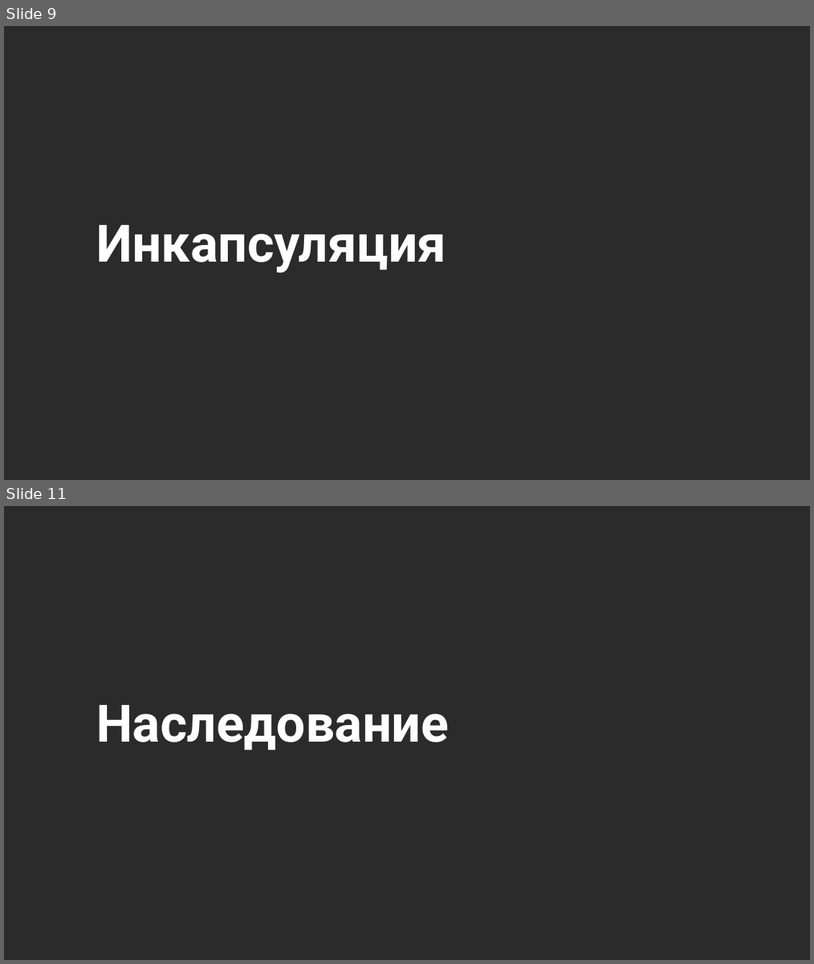
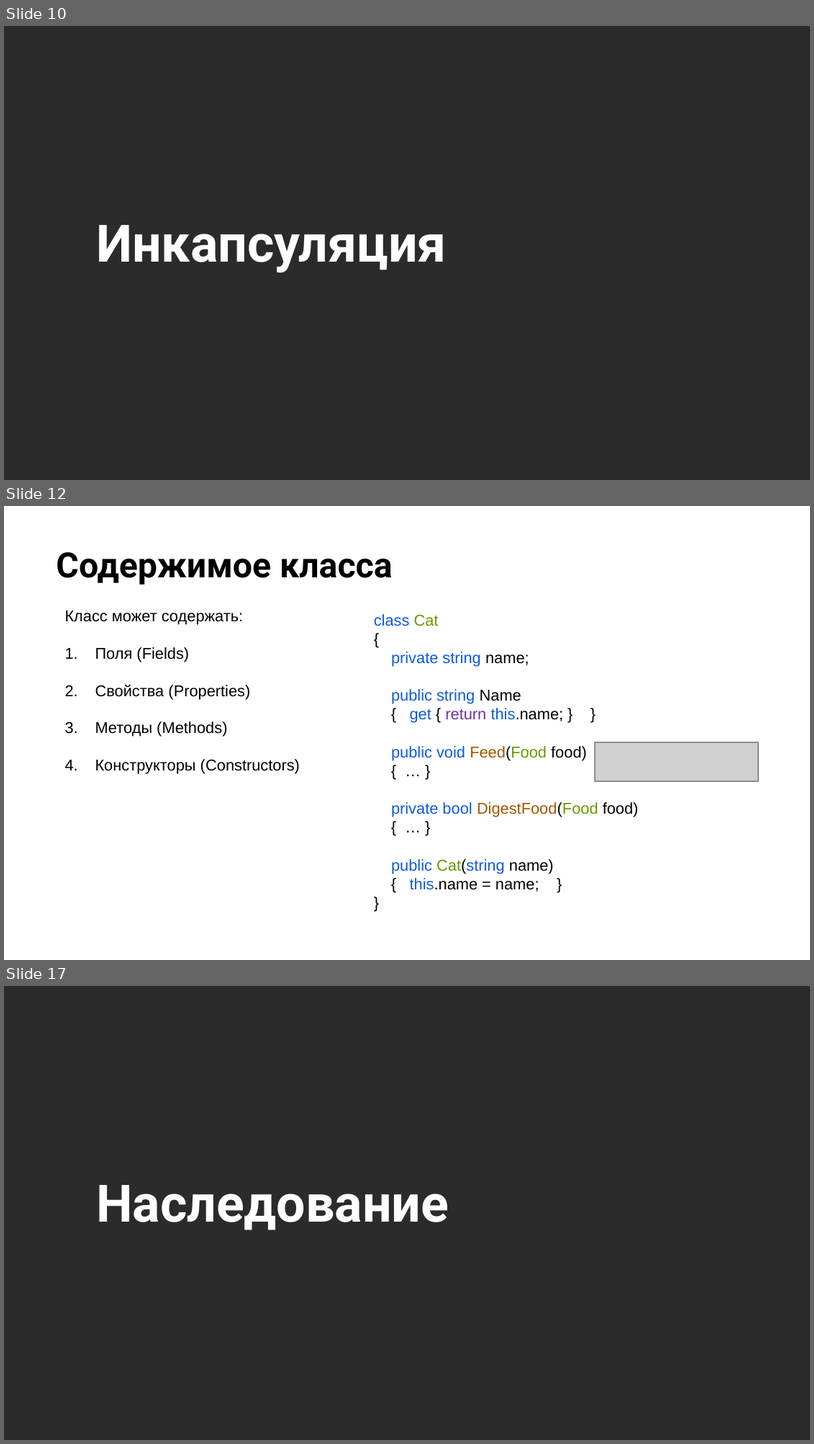
Before and after one commit to NilovPavel/OOP, a slide deck: ООП.pptx. Shown one above the other, each under a label of ours: slides 9 and 11 before the commit, slides 10, 12 and 17 after it; the slides between them are not shown. The pictures are 814x964 and 814x1444 pixels, drawn with LibreOffice and Linux fonts; fonts in the diff are those of the drawing; grey boxes stand for pictures; background and template pictures are left out; a plain dark background stands for a picture behind light text. Boxes give left, top, right and bottom in pixels: in the first picture for what was removed or moved away, otherwise in the second. Text is boxed around its words. In the diff, an @@ line names an element or a change of style, - is before the commit and + after.

```diff
--- a/ООП.pptx
+++ b/ООП.pptx
@@ slide 12 added at <box>4,506,810,960</box>, background picture (left out) @@
@@ title added at <box>56,552,393,584</box>, 31 pt, text #000000, bold @@
+Содержимое класса
@@ text added at <box>65,610,300,774</box>, 14 pt, text #000000 @@
+Класс может содержать:
+1. Поля (Fields)
+2. Свойства (Properties)
+3. Методы (Methods)
+4. Конструкторы (Constructors)
@@ text added at <box>374,614,639,891</box>, 14 pt, text #0D5BDC @@
+class Cat
+{
+private string name;
+public string Name
+{ get { return this.name; } }
+public void Feed(Food food)
+{ … }
+private bool DigestFood(Food food)
+{ … }
+public Cat(string name)
+{ this.name = name; }
+}
@@ picture added at <box>595,742,759,781</box> @@
@@ what was slide 9 is now slide 10 @@
@@ what was slide 11 is now slide 17 @@
```
Also in this commit, not shown: 1 slide changed, 6 other slides added, 1 slide removed, 5 other files.
